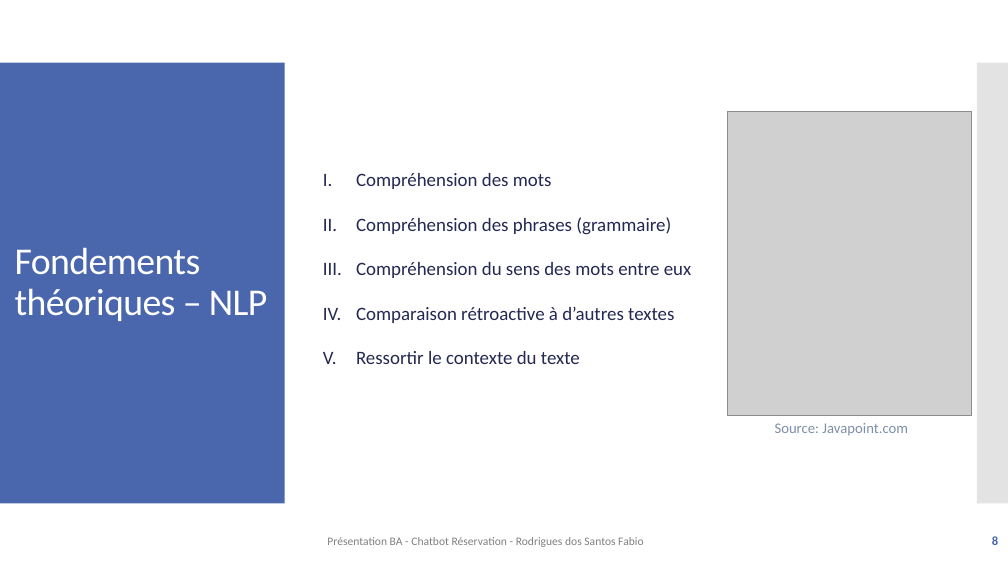
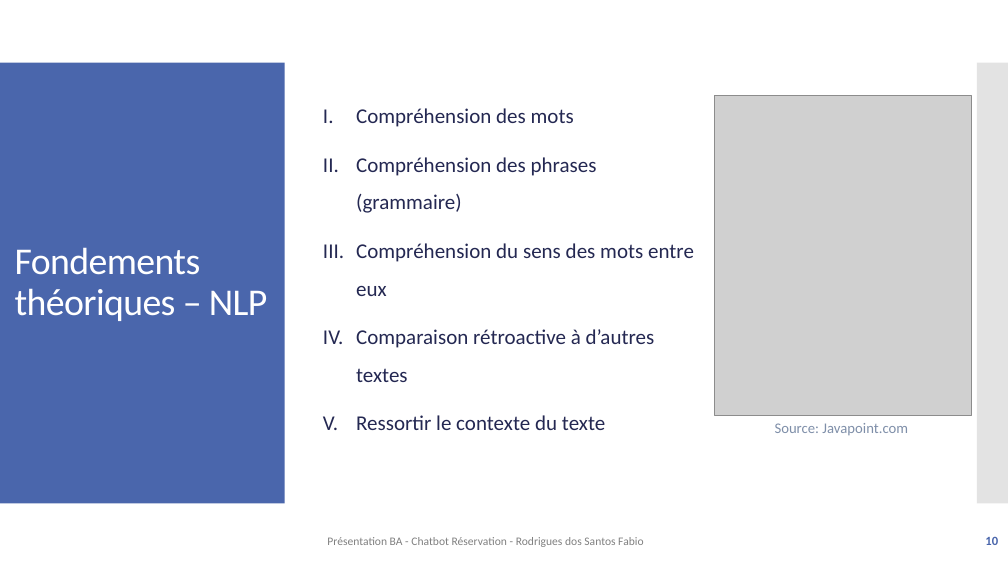
Before and after one commit to f-rdrgs/projet-bachelor, a slide deck: slide 10 of documentation/travail_bachelor/ISC_LOG_presentation_diplome_RodriguesDosSantosFabio_EggenbergNiklaus_2024.pptx (slide 8 before the commit). Drawn at 1008x567 pixels with LibreOffice and Linux fonts; fonts in the diff are those of the drawing; grey boxes stand for pictures. Boxes give left, top, right and bottom in pixels: in the first picture for what was removed or moved away, otherwise in the second. Text is boxed around its words. In the diff, an @@ line names an element or a change of style, - is before the commit and + after.

```diff
--- a/documentation/travail_bachelor/ISC_LOG_presentation_diplome_RodriguesDosSantosFabio_EggenbergNiklaus_2024.pptx
+++ b/documentation/travail_bachelor/ISC_LOG_presentation_diplome_RodriguesDosSantosFabio_EggenbergNiklaus_2024.pptx
@@ text "Compréhension des mots" at [356,108,694,430]: size 18 to 20 pt @@
@@ picture: place and size @@
-picture at [728,111,972,415]
+picture at [715,96,972,416]
@@ page number at [985,537,998,545]: text changed @@
-8
+10
```
Also in this commit, not shown: 16 other slides changed, 7 slides added, 1 slide removed, 2 other files.
